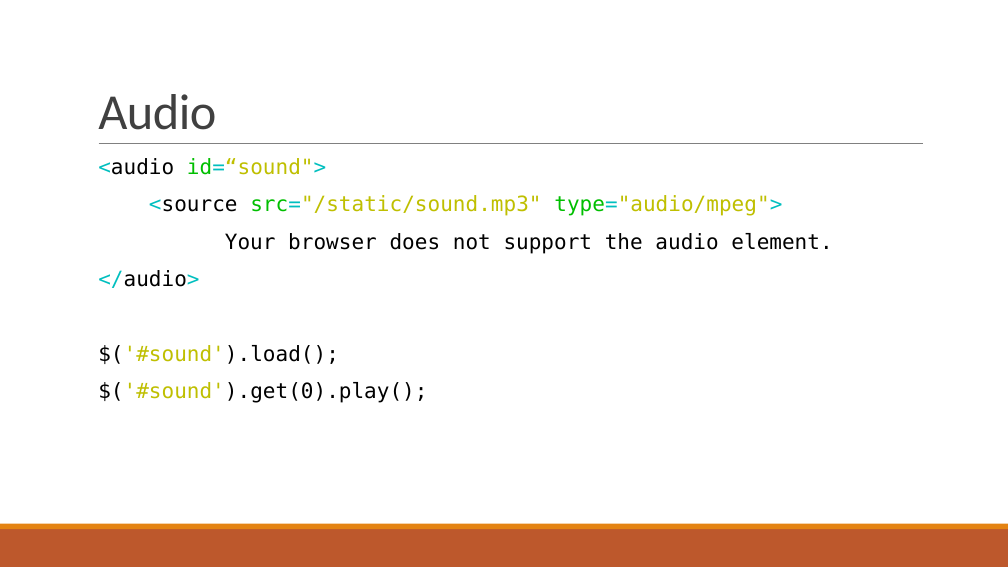
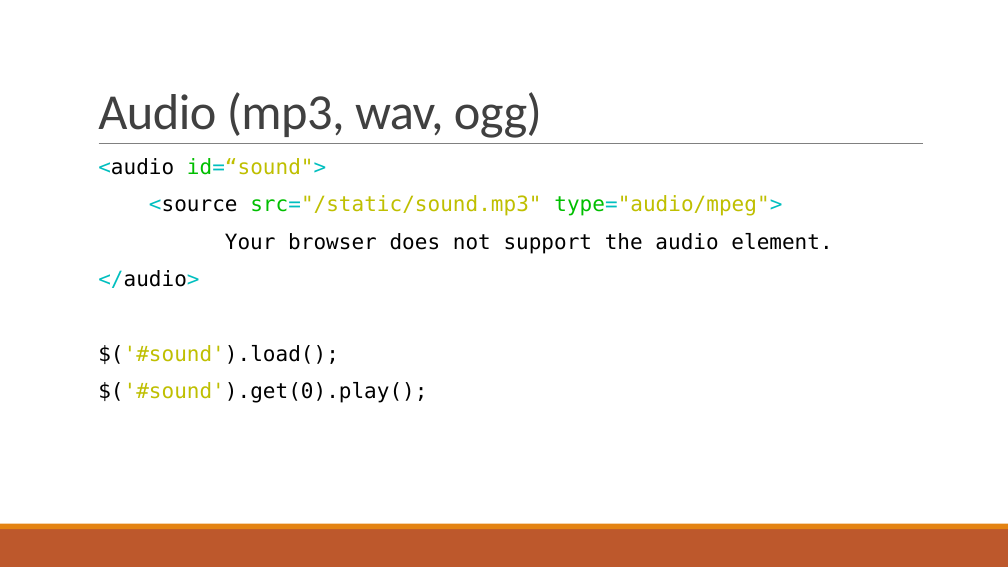
Before and after one commit to nburana/html5demo, a slide deck: slide 15 of notes/demo.pptx. Drawn at 1008x567 pixels with LibreOffice and Linux fonts; fonts in the diff are those of the drawing. Boxes give left, top, right and bottom in pixels: in the first picture for what was removed or moved away, otherwise in the second. Text is boxed around its words. In the diff, an @@ line names an element or a change of style, - is before the commit and + after.

Commit message:
Added audio file formats to ppt

```diff
--- a/notes/demo.pptx
+++ b/notes/demo.pptx
@@ title at [98, 92, 542, 138]: text changed @@
-Audio
+Audio (mp3, wav, ogg)
```
